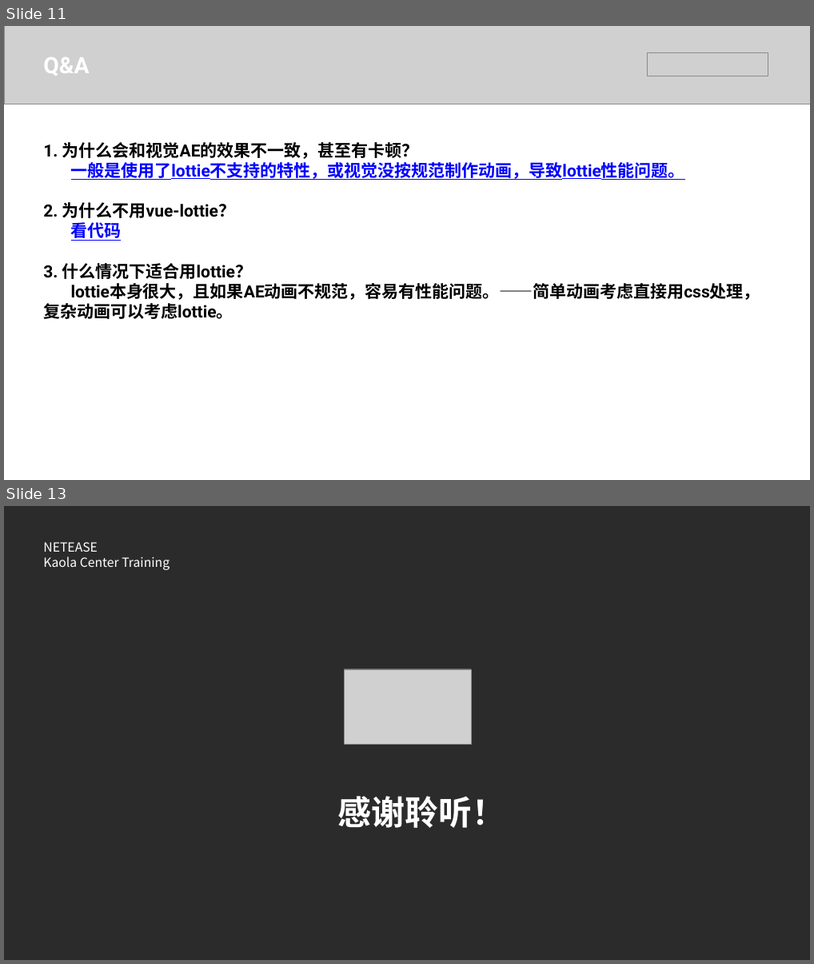
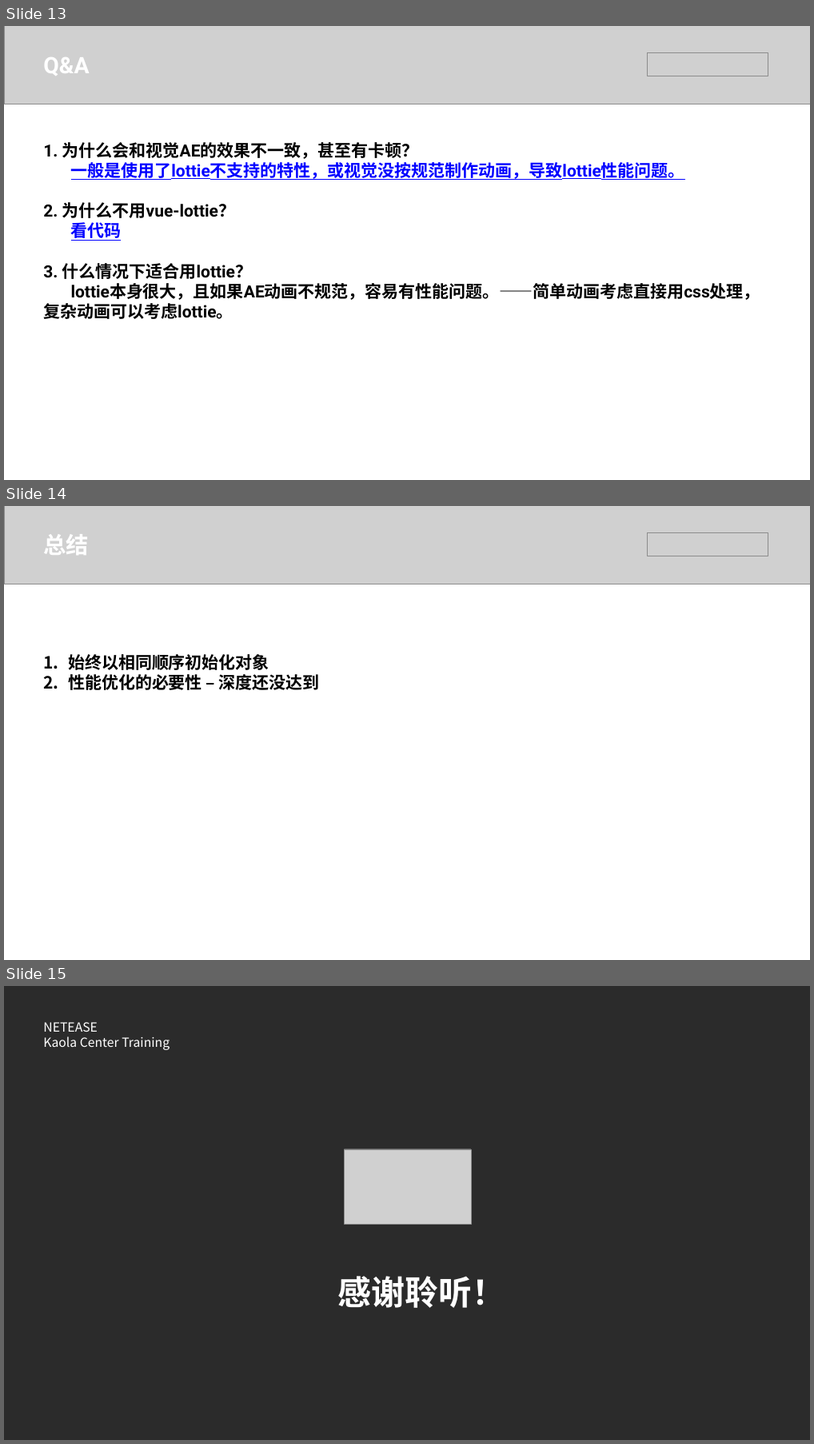
Before and after one commit to hjl19911127/js-performance, a slide deck: 漫谈JS性能.pptx. Shown one above the other, each under a label of ours: slides 11 and 13 before the commit, slides 13, 14 and 15 after it; the slides between them are not shown. The pictures are 814x964 and 814x1444 pixels, drawn with LibreOffice and Linux fonts; fonts in the diff are those of the drawing; grey boxes stand for pictures; background and template pictures are left out; a plain dark background stands for a picture behind light text. Boxes give left, top, right and bottom in pixels: in the first picture for what was removed or moved away, otherwise in the second. Text is boxed around its words. In the diff, an @@ line names an element or a change of style, - is before the commit and + after.

```diff
--- a/漫谈JS性能.pptx
+++ b/漫谈JS性能.pptx
@@ slide 14 added at <box>4,506,810,960</box>, background #FFFFFF @@
@@ picture added at <box>4,506,810,584</box> @@
@@ text added at <box>43,534,89,555</box>, 54 pt, text #FFFFFF, bold @@
+总结
@@ picture added at <box>647,533,768,556</box> @@
@@ text added at <box>68,654,320,690</box>, 40 pt, text #000000, bold @@
+1. 始终以相同顺序初始化对象
+2. 性能优化的必要性 – 深度还没达到
@@ what was slide 11 is now slide 13 @@
@@ what was slide 13 is now slide 15 @@
```
Also in this commit, not shown: 5 slides changed, 3 other slides added, 2 slides removed, 3 other files.
